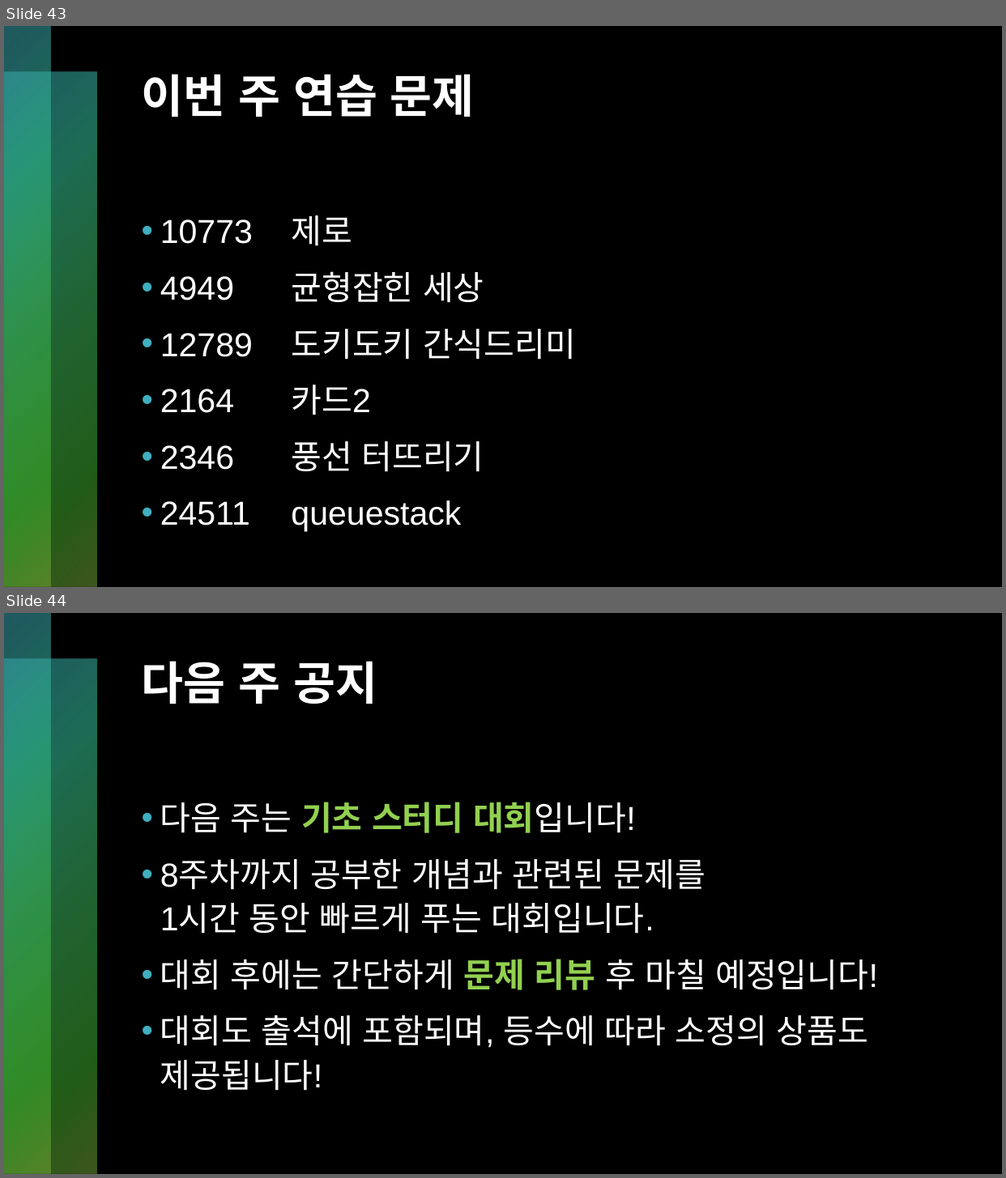
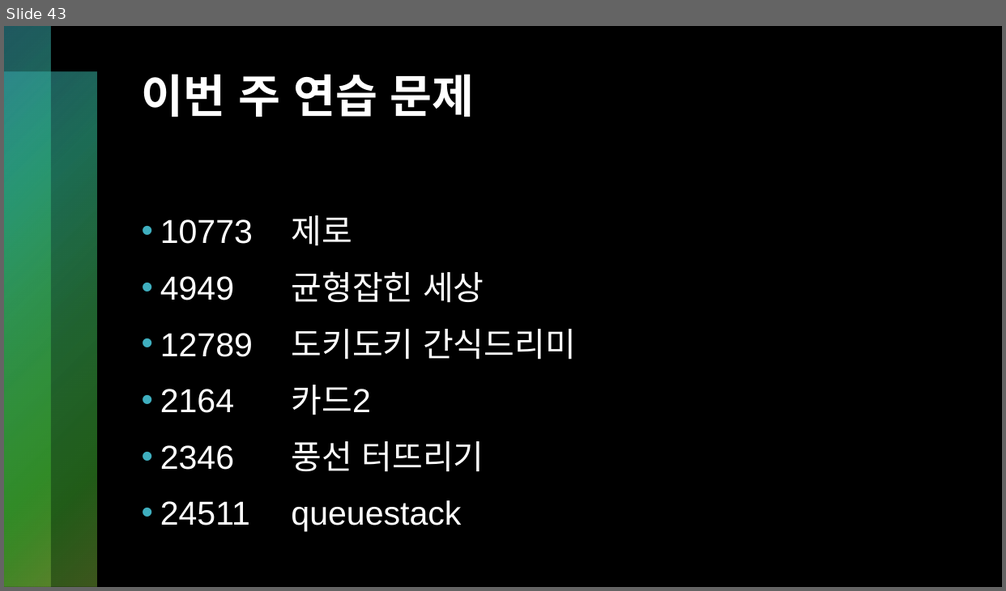
Before and after one commit to kckc0608/hiarc-2024-1-basic-study, a slide deck: [2024-1 기초 스터디] 8. 스택, 큐, 덱.pptx. Shown one above the other, each under a label of ours: slides 43 and 44 before the commit, slide 43 after it. The pictures are 1006x1178 and 1006x591 pixels, drawn with LibreOffice and Linux fonts; fonts in the diff are those of the drawing. Boxes give left, top, right and bottom in pixels: in the first picture for what was removed or moved away, otherwise in the second. Text is boxed around its words. In the diff, an @@ line names an element or a change of style, - is before the commit and + after.

Commit message:
feat: 기초스터디 8주차 내용 업데이트

```diff
--- a/[2024-1 기초 스터디] 8. 스택, 큐, 덱.pptx
+++ b/[2024-1 기초 스터디] 8. 스택, 큐, 덱.pptx
@@ slide 44 removed at [4,613,1002,1174], background #000000; not listed: 2 template elements that a slide beside it also shows @@
@@ title removed at [142,661,377,704] @@
-다음 주 공지
@@ text removed at [160,802,878,1091] @@
-• 다음 주는 기초 스터디 대회입니다!
-• 8주차까지 공부한 개념과 관련된 문제를
-  1시간 동안 빠르게 푸는 대회입니다.
-• 대회 후에는 간단하게 문제 리뷰 후 마칠 예정입니다!
-• 대회도 출석에 포함되며, 등수에 따라 소정의 상품도 제공됩니다!
```
